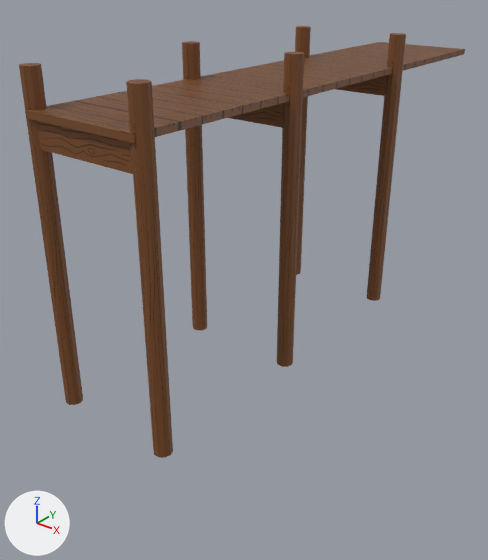
The FBX model Working Files/Salty Seagull/Assets/Models/Environment/Dock_Segment.fbx, before and after one commit.
One viewpoint serves both versions: a 50 mm lens placed at (0.096, -0.42, 0.119), pointed at (-0.209, -0.039, -0.117). Lighting does not change. The marker at lower left points along +X, +Y and +Z. Where no turn or scale is listed for an object, it has been applied to the vertices.

Objects in the first picture: 'Planks', 'Trestle02', 'Trestle03', 'Trestle04'.
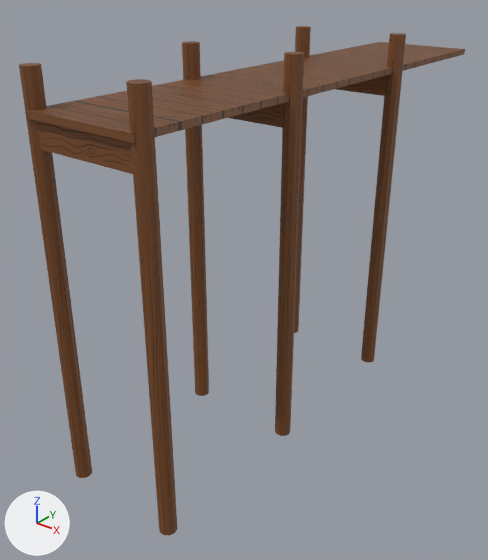
Changed parts and their boxes [x1, y1, x2, y2] in the pictures (488 x 560 px; the box of a moved part takes in the faces that stretch with it):
```json
{"object": "Trestle04", "change": "reshaped", "before": [19, 63, 173, 458], "after": [19, 63, 177, 535], "on screen": "19% taller"}
{"object": "Trestle03", "change": "reshaped", "before": [182, 41, 304, 367], "after": [182, 41, 304, 436], "on screen": "21% taller"}
{"object": "Trestle02", "change": "reshaped", "before": [295, 26, 406, 301], "after": [294, 26, 406, 362], "on screen": "22% taller"}
{"part": 1, "of": "me_mesh_003", "change": "moved or reshaped", "before": [133, 175, 173, 458], "after": [133, 175, 177, 535]}
{"part": 2, "of": "me_mesh_003", "change": "moved or reshaped", "before": [30, 148, 83, 405], "after": [30, 148, 92, 478]}
{"part": 3, "of": "me_mesh_001", "change": "moved or reshaped", "before": [367, 96, 400, 301], "after": [361, 96, 400, 362]}
{"part": 4, "of": "me_mesh_001", "change": "moved or reshaped", "before": [296, 96, 308, 275], "after": [294, 96, 308, 333]}
{"part": 5, "of": "me_mesh_002", "change": "moved or reshaped", "before": [277, 128, 302, 367], "after": [275, 128, 302, 436]}
{"part": 6, "of": "me_mesh_002", "change": "moved or reshaped", "before": [185, 125, 207, 331], "after": [185, 125, 209, 396]}
```

Edits to the scene script, one JSON object a line:
```json
{"block": "me_mesh_002", "where": "me_mesh_002.from_pydata(...)  # 84 vertices, 102 faces; spans x -0.049..0.048, y -0.005..0.006, z -0.183..0.038"}
{"block": "me_mesh_002", "where": "# used by ob_trestle03; location = (-0.1898, -0.0666, 0.0263)"}
{"block": "me_mesh_002", "change": "me_mesh_002 part 5: all 11 vertices in x 0.036..0.048, y -0.005..0.006, z -0.183 are moved by (0.0, 0.0, -0.064)"}
{"block": "me_mesh_002", "change": "me_mesh_002 part 6: all 11 vertices in x -0.049..-0.037, y -0.005..0.006, z -0.183 are moved by (0.0, 0.0, -0.064)"}
{"block": "me_mesh_003", "where": "me_mesh_003.from_pydata(...)  # 84 vertices, 102 faces; spans x -0.049..0.048, y -0.005..0.006, z -0.183..0.038"}
{"block": "me_mesh_003", "where": "# used by ob_trestle04; location = (-0.1898, -0.1947, 0.0263)"}
{"block": "me_mesh_003", "change": "me_mesh_003 part 1: all 11 vertices in x 0.036..0.048, y -0.005..0.006, z -0.183 are moved by (0.0, 0.0, -0.064)"}
{"block": "me_mesh_003", "change": "me_mesh_003 part 2: all 11 vertices in x -0.049..-0.037, y -0.005..0.006, z -0.183 are moved by (0.0, 0.0, -0.064)"}
{"block": "me_mesh_001", "where": "me_mesh_001.from_pydata(...)  # 84 vertices, 102 faces; spans x -0.049..0.048, y -0.005..0.006, z -0.183..0.038"}
{"block": "me_mesh_001", "where": "# used by ob_trestle02; location = (-0.1898, 0.0682, 0.0263)"}
{"block": "me_mesh_001", "change": "me_mesh_001 part 3: all 11 vertices in x 0.036..0.048, y -0.005..0.006, z -0.183 are moved by (0.0, 0.0, -0.064)"}
{"block": "me_mesh_001", "change": "me_mesh_001 part 4: all 11 vertices in x -0.049..-0.037, y -0.005..0.006, z -0.183 are moved by (0.0, 0.0, -0.064)"}
```
